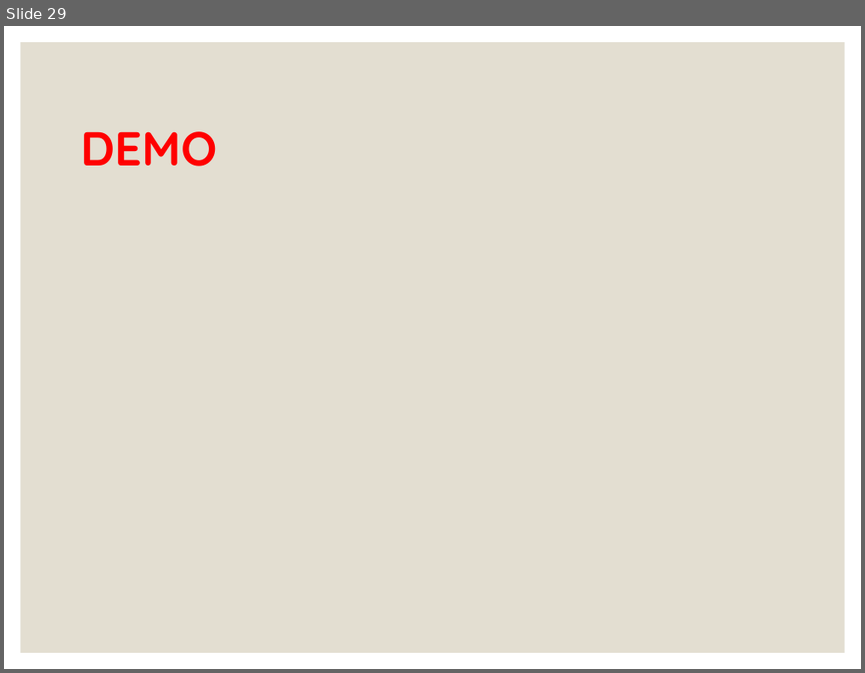
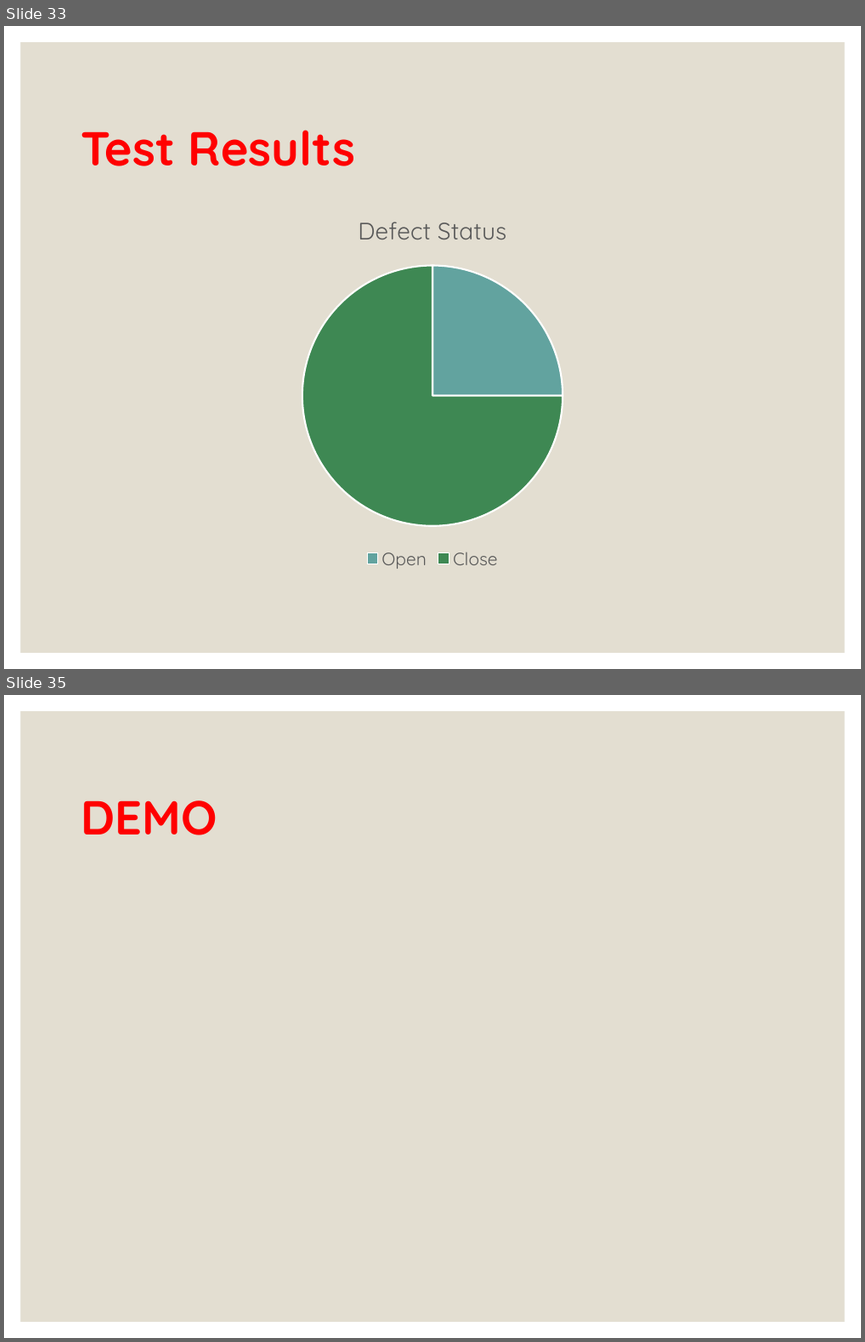
Before and after one commit to ldbach-apcs/cs300-assignment1, a slide deck: doc/D&J.pptx. Shown one above the other, each under a label of ours: slide 29 before the commit, slides 33 and 35 after it; the slides between them are not shown. The pictures are 865x673 and 865x1342 pixels, drawn with LibreOffice and Linux fonts; fonts in the diff are those of the drawing. Boxes give left, top, right and bottom in pixels: in the first picture for what was removed or moved away, otherwise in the second. Text is boxed around its words. In the diff, an @@ line names an element or a change of style, - is before the commit and + after.

```diff
--- a/doc/D&J.pptx
+++ b/doc/D&J.pptx
@@ slide 33 added at bbox=[4, 26, 861, 669], background #FFFFFF; not listed: 1 template element that a slide beside it also shows @@
@@ title added at bbox=[81, 130, 355, 166], 40 pt, text #FF0000, bold @@
+Test Results
@@ pie chart added at bbox=[119, 197, 746, 573] @@
+title "Defect Status "
+categories: Open, Close
+Series 1: 25, 75
@@ what was slide 29 is now slide 35 @@
```
Also in this commit, not shown: 4 slides changed, 10 other slides added, 5 slides removed.
